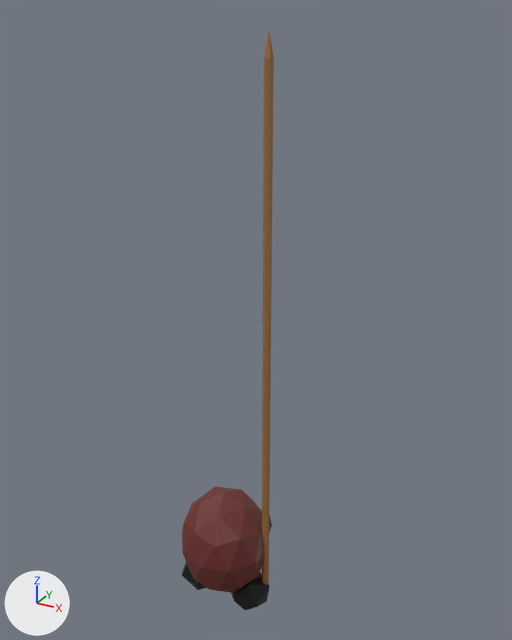
One commit to the Blender file public/models/azuki_banner.blend: the scene before it, then after it.
Camera for both pictures: a 50 mm camera at (6.67, -10.69, 12.3) aimed at (0.55, 0.45, 6.73). Every picture has the same lights, and +X, +Y and +Z are marked at lower left.

The scene before the commit, as lines of its bpy script (objects in view):
```python
me_circle_001 = bpy.data.meshes.new('Circle.001')
me_circle_001.from_pydata(...)  # 24 vertices, 18 faces; spans x -1.0..1.0, y -1.0..1.0, z -28.0..0.0
me_circle_001.materials.append(mat_brown)  # brown #9c6f41
me_icosphere_001 = bpy.data.meshes.new('Icosphere.001')
me_icosphere_001.from_pydata(...)  # an icosphere of 80 faces spanning x -0.95..0.95, y -1.0..1.0, z 0.14..2.7
me_icosphere_001.materials.append(mat_red)  # dark red #6d2d28
me_icosphere_002 = bpy.data.meshes.new('Icosphere.002')
me_icosphere_002.from_pydata(...)  # an icosphere of 20 faces spanning x 0.183..1.084, y -0.484..0.484, z -0.15..0.74
me_icosphere_002.materials.append(mat_black)  # black #000000
ob_body = bpy.data.objects.new('Body', me_icosphere_001)
ob_body.location = (0.0, 0.0, 0.0)
ob_leg_r = bpy.data.objects.new('Leg.R', me_icosphere_002)
ob_leg_r.location = (0.0, 0.0, 0.0)
ob_spear = bpy.data.objects.new('Spear', me_circle_001)
ob_spear.location = (0.96, 0.13, 0.43)
ob_spear.rotation_euler = (-3.142, 0.0, 0.0)  # degrees (-180, 0, 0)
ob_spear.scale = (0.084, 0.084, 0.413)
```
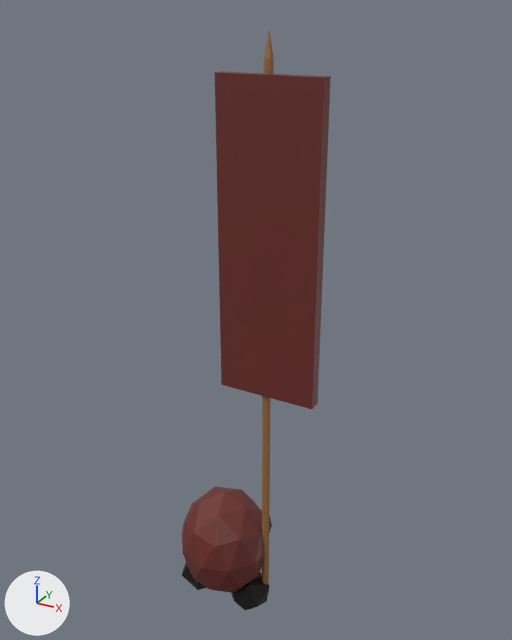
Commit message: Start working on banner tower

Where the change shows, as pixel boxes (x1, y1, x2, y2) in the pictures (512 x 640 px):
'Spear', reshaped (800% wider): before (262, 31, 274, 584); after (215, 31, 331, 584)
part 1 of me_circle_001, added: after (215, 71, 331, 409)

Diff of the bpy script that builds the scene:
```diff
--- a/public/models/azuki_banner.blend.py
+++ b/public/models/azuki_banner.blend.py
@@ me_circle_001 @@
 me_circle_001.from_pydata(...)  # 24 vertices, 18 faces; spans x -1.0..1.0, y -1.0..1.0, z -28.0..0.0
 # used by ob_spear; location = (0.96, 0.13, 0.43); rotation_euler = (-3.142, 0.0, 0.0), in degrees (-180, 0, 0); scale = (0.084, 0.084, 0.413)
+# me_circle_001 part 1: a new loose piece, a box spanning x -11.4..12.4, y -1.5..1.5, z -26.3..-11.9, in mat_red (dark red #6d2d28)
 me_circle_001.materials.append(mat_brown)
+me_circle_001.materials.append(mat_red)  # dark red #6d2d28
```
